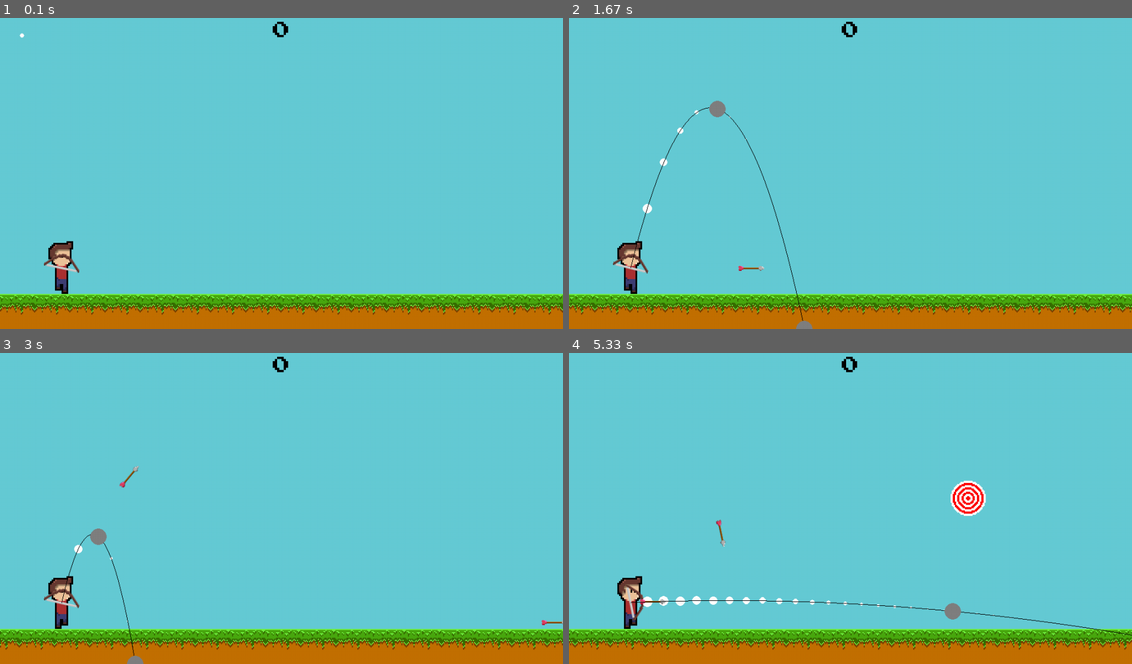
Above: before the commit, frames 1-4 (two rows, left to right).
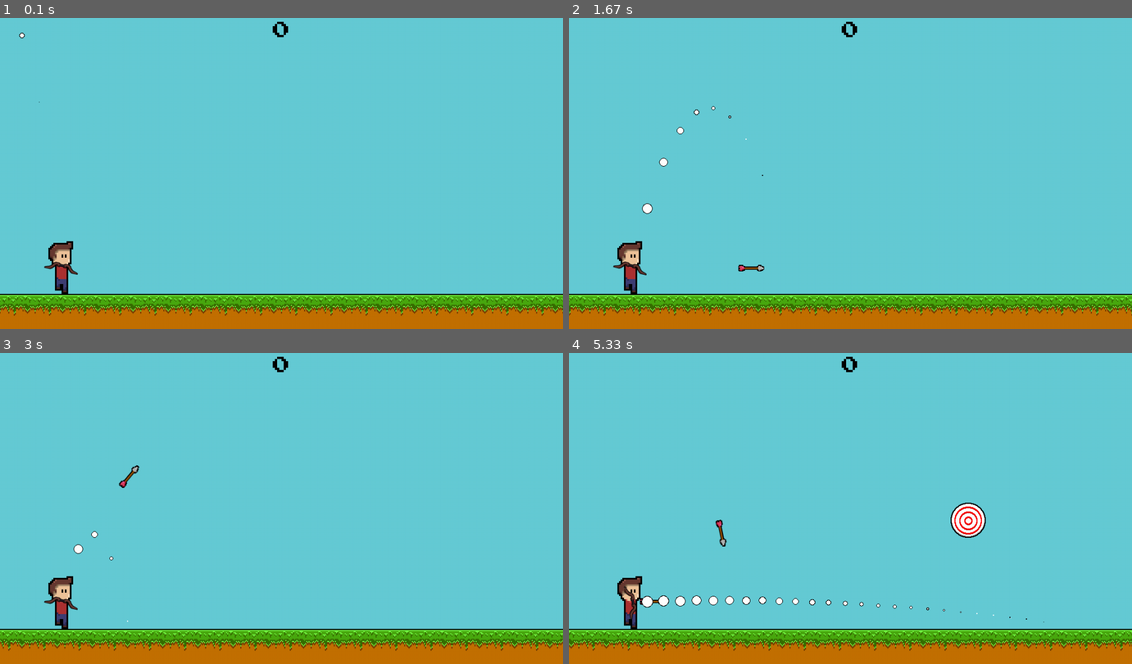
Above: after the commit, the same moments.

Repository: GabrieleFerrante/barraCatalanoFerranteRussoPy
Game: pygame game, started from main.py
Two runs of this game, one before a commit and one after it. Both use one fixed random seed, a clock stepped at 60 frames per second and the inputs below.
Inputs (mouse positions are in pixels of both pictures, inside the frame that each line leads up to):
- Up to frame 1 (0.1 s): no input
- Up to frame 2 (1.67 s): click (850, 170) at 0.38 s; hold Shift 0.67-1.13 s; click (715, 173) at 0.75 s; click (1058, 282) at 1.22 s; click (715, 108) at 1.55 s
- Up to frame 3 (3 s): click (281, 545) at 1.88 s; click (202, 440) at 2.22 s; click (478, 589) at 2.55 s; click (95, 536) at 2.88 s
- Up to frame 4 (5.33 s): click (687, 443) at 3.22 s; click (715, 561) at 3.55 s; click (1053, 576) at 3.88 s; click (675, 623) at 4.22 s; click (675, 524) at 4.55 s; click (884, 592) at 4.88 s; click (951, 611) at 5.22 s

The runs differ from the first frame. In frame 1, 4.1% of the frame differs, in the area x 0-100%, y 4-96%; in frame 2, 4.6%; in frame 3, 4.6%; in frame 4, 5.6%, in the area x 0-100%, y 40-96%.

Commit message:
versione 0.3.2

Diff:
--- a/assets/classes.py
+++ b/assets/classes.py
@@ -1,6 +1,8 @@
 import os
 from pathlib import Path
+from tokenize import group
 import pygame
+from random import randint
 from math import *
 
 
@@ -97,11 +99,12 @@
 class Target(pygame.sprite.Sprite):
     '''Classe del bersaglio'''
 
-    def __init__(self, x, y, acceleration=0.2):
+    def __init__(self, x, y, group, acceleration=0.2):
         '''Costruttore del bersaglio
 
         x: Posizione x del bersaglio
         y: Posizione y del bersaglio
+        group: Gruppo contenente il bersaglio
         acceleration: Accelerazione del bersaglio
         '''
         super().__init__()
@@ -114,6 +117,7 @@
         self.speed = 0
         self.acceleration = acceleration
         self.score = 10
+        self.group = group
 
     def draw(self, screen):
         '''Disegna il bersaglio
@@ -123,11 +127,8 @@
 
         screen.blit(self.image, (self.x, self.y))
 
-    def update(self, delta):
-        '''Aggiorna la posizione del bersaglio
-
-        delta: Il delta-time
-        '''
+    def update(self, delta=1):
+        '''Aggiorna la posizione del bersaglio'''
 
         self.speed -= self.acceleration * delta
         self.x += int(self.speed)
@@ -135,6 +136,13 @@
         if self.speed < -1:
             self.speed = 0
 
+        if self.rect.right == 0:
+            self.destroy()
+            return True
+        else:
+            return False
+
+
     def on_hit(self, glob_score):
         '''Aumenta il punteggio quando il bersaglio viene colpito
 
@@ -142,17 +150,33 @@
         '''
 
         glob_score[0] += self.score
+        self.destroy()
+
+    def destroy(self):
+        '''Rimuove il bersaglio dal gruppo di sprite, eliminandola'''
+
+        self.group.remove(self)
+
+
+    @classmethod
+    def target_spawner(cls, group, time_passed, spawn_time):
+        if time_passed >= spawn_time:
+            # Se passa abbastanza tempo aggiungi un bersaglio
+            group.add(Target(WIDTH, randint(
+                0,HEIGHT - 110), group))
+            return True
 
 
 
 class Arrow(pygame.sprite.Sprite):
     '''Classe della freccia'''
 
-    def __init__(self, trajectory, mouse_pos):
+    def __init__(self, trajectory, mouse_pos, group):
         '''Costruttore della freccia
 
         trajectory: Traiettoria della freccia sotto forma di parabola
         mouse_pos: Posizione del cursore nell'istante di inizializzazione
+        group: Gruppo di sprite contenente la freccia (pygame.sprite.Group)
         '''
 
         super().__init__()
@@ -169,6 +193,7 @@
         self.angle = -45
         self.mouse = mouse_pos
         self.mouse.y = HEIGHT - self.mouse.y
+        self.group = group
 
     def draw(self, screen):
         '''Disegna la freccia sullo schermo
@@ -179,7 +204,8 @@
         rotated_arrow, rotated_arrow_rect = rot_from_zero(
             self.image, self.angle)
         rotated_arrow_rect.center = self.rect.center
-        self.mask = pygame.mask.from_surface(rotated_arrow)
+        self.rect = rotated_arrow_rect
+
         screen.blit(rotated_arrow, rotated_arrow_rect)
 
     def update(self, player):
@@ -214,6 +240,13 @@
                 counter_increase = 0.15
             self.counter += counter_increase
 
+        print(self.angle)
+
+        if (self.rect.bottom >= HEIGHT - 64) or self.counter >= len(self.trajectory):
+            self.destroy()
+
+
+
     def check_collisions(self, targets, glob_score):
         '''Controlla collisioni con la freccia
 
@@ -224,4 +257,55 @@
         hits = pygame.sprite.spritecollide(self, targets, True, pygame.sprite.collide_mask)
         for i in hits:
             i.on_hit(glob_score)
-        return hits
+
+        if hits:
+            self.destroy()
+
+    def destroy(self):
+        '''Rimuove la freccia dal gruppo di sprite, eliminandola'''
+
+        self.group.remove(self)
+
+
+    @classmethod
+    def arrow_spawner(cls, group, time_passed, spawn_time, trajectory, mouse_pos):
+        if time_passed >= spawn_time:
+            # Se passa abbastanza tempo aggiungi un bersaglio
+            group.add(Arrow(trajectory, mouse_pos, group))
+            return True
+
+
+class Ground:
+    '''Classe del terreno'''
+
+    def __init__(self, x, y, acceleration=0.2):
+        '''Costruttore del terreno'''
+
+        self.image = pygame.image.load(
+            os.path.join(basefolder, 'sprites', 'ground.png')
+        )
+        self.rect = self.image.get_rect()
+        self.rect.topleft = x, y
+        self.speed = 0
+        self.acceleration = acceleration
+
+    def draw(self, screen):
+        '''Disegna il terreno
+
+        screen: Riferimento alla finestra di gioco
+        '''
+
+        offset_rect = self.rect.copy()
+        offset_rect.x += self.image.get_width()
+        screen.blit(self.image, self.rect)
+        screen.blit(self.image, offset_rect)
+
+    def update(self, delta=1):
+        '''Aggiorna la posizione del terreno'''
+
+        self.speed -= self.acceleration * delta
+        self.rect.x += int(self.speed)
+        if self.speed < -1:
+            self.speed = 0
+        if self.rect.right <= 0:
+            self.rect.left = 0
--- a/main.py
+++ b/main.py
@@ -5,171 +5,193 @@
 from math import *
 from random import randint
 from coniche.parabola import Parabola
-from assets.classes import Spritesheet, Player, Arrow, Target, rot_from_zero, map_range
+from assets.classes import Player, Arrow, Target, Ground, rot_from_zero, map_range
 
 
-# Inizializzazione
-pygame.init()
 basefolder = str(Path(__file__).parent)
 
-WIDTH, HEIGHT = 1024, 576
-screen = pygame.display.set_mode((WIDTH, HEIGHT))
-pygame.display.set_caption('Gioco Pygame')
-score = [0]
-lives = 3
-debug = False
-clock = pygame.time.Clock()
-font_obj = pygame.font.Font(os.path.join(basefolder, 'assets', 'font.ttf'), 32)
 
-player = Player(64, HEIGHT - (64 + 96), os.path.join(basefolder, 'assets', 'sprites', 'player.png'), 32, 96, 96)
+class Game:
 
-# Inizializza i bersagli
-targets = pygame.sprite.Group()
-targets_spawn_time = 3500
-previous_target_ticks = pygame.time.get_ticks()
+    def __init__(self):
+        # Inizializzazione
+        pygame.init()
 
-# Inizializza il terreno
-ground_frames = []
-for i in os.listdir(os.path.join(basefolder, 'assets', 'sprites', 'ground_frames')):
-    ground_frames.append(
-        pygame.image.load(
-            os.path.join(basefolder, 'assets', 'sprites', 'ground_frames', i)
-        )
-    )  # Carica tutti i frame
-ground_frame_counter = 0  # Tieni traccia del frame corrente
-frame_counter = 0
+        self.WIDTH, self.HEIGHT = 1024, 576
+        self.screen = pygame.display.set_mode((self.WIDTH, self.HEIGHT))
+        pygame.display.set_caption('Gioco Pygame')
+        self.score = [0]
+        self.lives = 3
+        self.debug_mode = False
+        self.clock = pygame.time.Clock()
+        self.font_obj = pygame.font.Font(
+            os.path.join(basefolder, 'assets', 'font.ttf'), 32)
 
-# Inizializza l'arco
-bow = pygame.image.load(os.path.join(basefolder, 'assets', 'sprites', 'bow.png'))
-angle = 0
+        self.player = Player(64, self.HEIGHT - (64 + 96), os.path.join(
+            basefolder, 'assets', 'sprites', 'player.png'), 32, 96, 96)
 
-# Inizializza le frecce
-arrows = pygame.sprite.Group()
-fire_rate = 1000
-previous_fire_ticks = pygame.time.get_ticks()
+        # Inizializza i bersagli
+        self.targets = pygame.sprite.Group()
+        self.targets_spawn_time = 3500
+        self.previous_target_ticks = pygame.time.get_ticks()
+
+        # Inizializza il terreno
+        self.ground = Ground(0, self.HEIGHT-64)
+
+        self.frame_counter = 0
+
+        # Inizializza l'arco
+        self.bow = pygame.image.load(os.path.join(
+            basefolder, 'assets', 'sprites', 'bow.png'))
+        self.angle = 0
+
+        # Inizializza le frecce
+        self.arrows = pygame.sprite.Group()
+        self.fire_rate = 1000
+        self.previous_fire_ticks = pygame.time.get_ticks()
+
+    def shoot(self, ticks, trajectory, mouse_pos):
+        arrow_shot = Arrow.arrow_spawner(self.arrows, ticks - self.previous_fire_ticks, self.fire_rate, trajectory, mouse_pos)
+        if arrow_shot:
+            self.previous_fire_ticks = ticks
 
 
-# Loop di gioco
-while lives > 0:
+    def draw_all(self, trajectory):
+        self.screen.fill((101, 203, 214))
 
-    dt = clock.tick(60)
+        self.player.draw(self.screen, self.frame_counter, 12)
+        for target in list(self.targets)[::-1]:
+            target.draw(self.screen)
+        for arrow in list(self.arrows)[::-1]:
+            arrow.draw(self.screen)
+        self.ground.draw(self.screen)
+        self.draw_bow(trajectory)
 
-    current_ticks = pygame.time.get_ticks()
-    mouse_pos = pygame.Vector2(pygame.mouse.get_pos())
+        for i in range(len(trajectory)):
+            if i % 30 == 0 and i != 0:
+                decrement = map_range(i, 0, len(trajectory) / 2 - 1, 20, 0)
+                rect1 = pygame.Rect(-100, 0, decrement + 2, decrement + 2)
+                rect2 = pygame.Rect(-100, 0, decrement, decrement)
+                rect1.center = trajectory[i]
+                rect2.center = trajectory[i]
+                pygame.draw.ellipse(self.screen, (0, 0, 0), rect1)
+                pygame.draw.ellipse(self.screen, (255, 255, 255), rect2)
 
-    screen.fill((101, 203, 214))
-    player.draw(screen, frame_counter)
 
-    # Gestione dei bersagli
-    if current_ticks - previous_target_ticks >= targets_spawn_time:
-        targets.add(Target(WIDTH, randint(0, HEIGHT - 110))) # Se passa abbastanza tempo aggiungi un bersaglio
-        previous_target_ticks = current_ticks
+    def draw_bow(self, trajectory):
+        # Calcolare l'angolo dell'arco con il seno
+        bow_rot_index = 5
+        if bow_rot_index > len(trajectory) - 1:
+            bow_rot_index = len(trajectory) - 1
+        bow_base, bow_height = trajectory[bow_rot_index].x - \
+            self.player.rect.centerx, trajectory[bow_rot_index].y - \
+            self.player.rect.centery
+        bow_hypo = hypot(bow_base, bow_height)
+        try:
+            bow_angle = -degrees(asin(bow_height / bow_hypo))
+        except:
+            bow_hypo += 1
+            bow_angle = -degrees(asin(bow_height / bow_hypo))
 
-    for i in list(targets)[::-1]:
-        i.update(dt)
-        i.draw(screen) # Aggiorna e disegna i bersagli
-        if i.x <= -i.image.get_rect().width:
-            targets.remove(i)
-            lives -= 1
+        # Disegna l'arco ruotato
+        rotated_bow, rotated_bow_rect = rot_from_zero(self.bow, bow_angle)
+        rotated_bow_rect.center = self.player.rect.center
+        self.screen.blit(rotated_bow, rotated_bow_rect)
 
-    # Anima il terreno
-    if frame_counter % 12 == 0:
-        ground_frame_counter += 1
+    def input(self, ticks, trajectory, mouse_pos):
+        # Input
+        for event in pygame.event.get():
+            if event.type == pygame.QUIT:
+                sys.exit()
+            elif event.type == pygame.KEYDOWN:
+                if event.key == pygame.K_LSHIFT:
+                    self.debug_mode = not self.debug_mode
+            elif event.type == pygame.MOUSEBUTTONDOWN:
+                self.shoot(ticks, trajectory, mouse_pos)
 
-    if ground_frame_counter >= len(ground_frames):
-        ground_frame_counter = 0
+    def calculate_trajectory(self, mouse_pos):
+        # Calcolare la traiettoria
+        trajectory_parabola = Parabola(
+            1,
+            self.player.rect.center,
+            mouse_pos,
+            (mouse_pos.x + (mouse_pos.x - self.player.rect.centerx), self.HEIGHT),
+        )
+        trajectory = [pygame.Vector2(i[0], int(i[1])) for i in trajectory_parabola.punti(
+            self.player.rect.centerx, mouse_pos.x * 2)]
+        return trajectory
 
-    for i in range(round(WIDTH / ground_frames[ground_frame_counter].get_rect().width)):
-        screen.blit(
-            ground_frames[ground_frame_counter],
-            (
-                ground_frames[ground_frame_counter].get_rect().width * i,
-                HEIGHT - ground_frames[ground_frame_counter].get_rect().height,
-            ),
-        )
+    def mainloop(self):
+        # Loop di gioco
+        while self.lives > 0:
 
-    # Calcolare la traiettoria
-    mouse_pos.x = (
-        mouse_pos.x if mouse_pos.x != player.rect.centerx else mouse_pos.x + 1
-    )
-    trajectory_parabola = Parabola(
-        1,
-        player.rect.center,
-        mouse_pos,
-        (mouse_pos.x + (mouse_pos.x - player.rect.centerx) , HEIGHT),
-    )
-    trajectory = [pygame.Vector2(i[0], int(i[1])) for i in trajectory_parabola.punti(
-        player.rect.centerx, mouse_pos.x * 2)]
+            dt = self.clock.tick(60)
 
-    # Calcolare l'angolo dell'arco con il seno
-    bow_rot_index = 5
-    if bow_rot_index > len(trajectory) - 1:
-        bow_rot_index = len(trajectory) - 1
-    bow_base, bow_height = trajectory[bow_rot_index].x - player.rect.centerx, trajectory[bow_rot_index].y - player.rect.centery
-    bow_hypo = hypot(bow_base, bow_height)
-    try:
-        bow_angle = -degrees(asin(bow_height / bow_hypo))
-    except:
-        bow_hypo += 1
-        bow_angle = -degrees(asin(bow_height / bow_hypo))
+            current_ticks = pygame.time.get_ticks()
+            mouse_pos = pygame.Vector2(pygame.mouse.get_pos())
+            mouse_pos.x = (
+                mouse_pos.x if mouse_pos.x != self.player.rect.centerx else mouse_pos.x + 1
+            )
 
-    # Disegna l'arco ruotato
-    rotated_bow, rotated_bow_rect = rot_from_zero(bow, bow_angle)
-    rotated_bow_rect.center = player.rect.center
-    screen.blit(rotated_bow, rotated_bow_rect)
+            trajectory = self.calculate_trajectory(mouse_pos)
 
-    # Input
-    for event in pygame.event.get():
-        if event.type == pygame.QUIT:
-            sys.exit()
-        elif event.type == pygame.KEYDOWN:
-            if event.key == pygame.K_LSHIFT:
-                debug = not debug
-        elif event.type == pygame.MOUSEBUTTONDOWN:
-            if current_ticks - previous_fire_ticks >= fire_rate:
-                arrows.add(Arrow(trajectory, mouse_pos))
-                previous_fire_ticks = current_ticks
+            # Gestione dei bersagli
+            target_spawned = Target.target_spawner(self.targets, current_ticks - self.previous_target_ticks, self.targets_spawn_time)
+            if target_spawned:
+                self.previous_target_ticks = current_ticks
 
-    for i in range(len(trajectory)):
-        if i % 30 == 0 and i != 0:
-            decrement = map_range(i, 0, len(trajectory) / 2 - 1, 20, 0)
-            rect = pygame.Rect(-100, 0, decrement, decrement)
-            rect.center = trajectory[i]
-            pygame.draw.ellipse(screen, (255, 255, 255), rect)
+            for i in list(self.targets)[::-1]:
+                out_of_screen = i.update(dt)
+                if out_of_screen:
+                    self.lives -= 1
+                # Aggiorna i bersagli
 
-    # Gestione delle frecce
-    for i in list(arrows)[::-1]:
-        i.update(player)
-        i.draw(screen) # Disegna e aggiorna tutte le frecce
-        hits = i.check_collisions(targets, score)
-        if hits:
-            arrows.remove(i)
-        if i.rect.centery >= HEIGHT - ground_frames[ground_frame_counter].get_rect().height or i.counter >= len(i.trajectory):
-            arrows.remove(i) # Se la freccia tocca il terreno o un bersaglio cancellala
+            # Anima il terreno
+            self.ground.update(dt)
 
-    # HUD
-    score_label = font_obj.render(f"{score[0]}", 1, (0, 0, 0))
-    score_rect = score_label.get_rect(center=(WIDTH/2, 32))
-    screen.blit(score_label, score_rect)
+            self.input(current_ticks, trajectory, mouse_pos)
 
-    # Debug mode
-    if debug:
+            # Gestione delle frecce
+            for i in list(self.arrows)[::-1]:
+                i.check_collisions(self.targets, self.score)
+                i.update(self.player)
+                # Disegna e aggiorna tutte le frecce
 
+            # Debug mode
+            if self.debug_mode:
+                self.debug(mouse_pos, trajectory)
+
+            self.draw_all(trajectory)
+            self.hud()
+
+            pygame.display.update()
+
+            self.frame_counter += 1
+
+    def hud(self):
+        score_label = self.font_obj.render(f"{self.score[0]}", 1, (0, 0, 0))
+        score_rect = score_label.get_rect(center=(self.WIDTH/2, 32))
+        self.screen.blit(score_label, score_rect)
+
+    def debug(self, mouse_pos, trajectory):
         try:
-            pygame.draw.lines(screen, (0, 0, 0), False, trajectory)
+            pygame.draw.lines(self.screen, (0, 0, 0), False, trajectory)
         except:
             pass
 
         pygame.draw.ellipse(
-            screen, (128, 128, 128), pygame.Rect(
+            self.screen, (128, 128, 128), pygame.Rect(
                 mouse_pos.x - 15, mouse_pos.y - 15, 30, 30)
         )
         pygame.draw.ellipse(
-            screen,
+            self.screen,
             (128, 128, 128),
-            pygame.Rect(mouse_pos.x + (mouse_pos.x - rotated_bow_rect.centerx) - 15, HEIGHT - 15, 30, 30),
+            pygame.Rect(mouse_pos.x + (mouse_pos.x -
+                        self.player.rect.centerx) - 15, self.HEIGHT - 15, 30, 30),
         )
 
-    pygame.display.update()
 
-    frame_counter += 1
+if __name__ == '__main__':
+    gm = Game()
+
+    gm.mainloop()
Binary file changed: assets/sprites/arrow.png
Binary file changed: assets/sprites/bow.png
Binary file added: assets/sprites/ground.png
Binary file changed: assets/sprites/target.png
Binary file changed: diagramma-gioco.png
Not shown, changed: .gitignore
Not shown, changed: CHANGELOG.md
